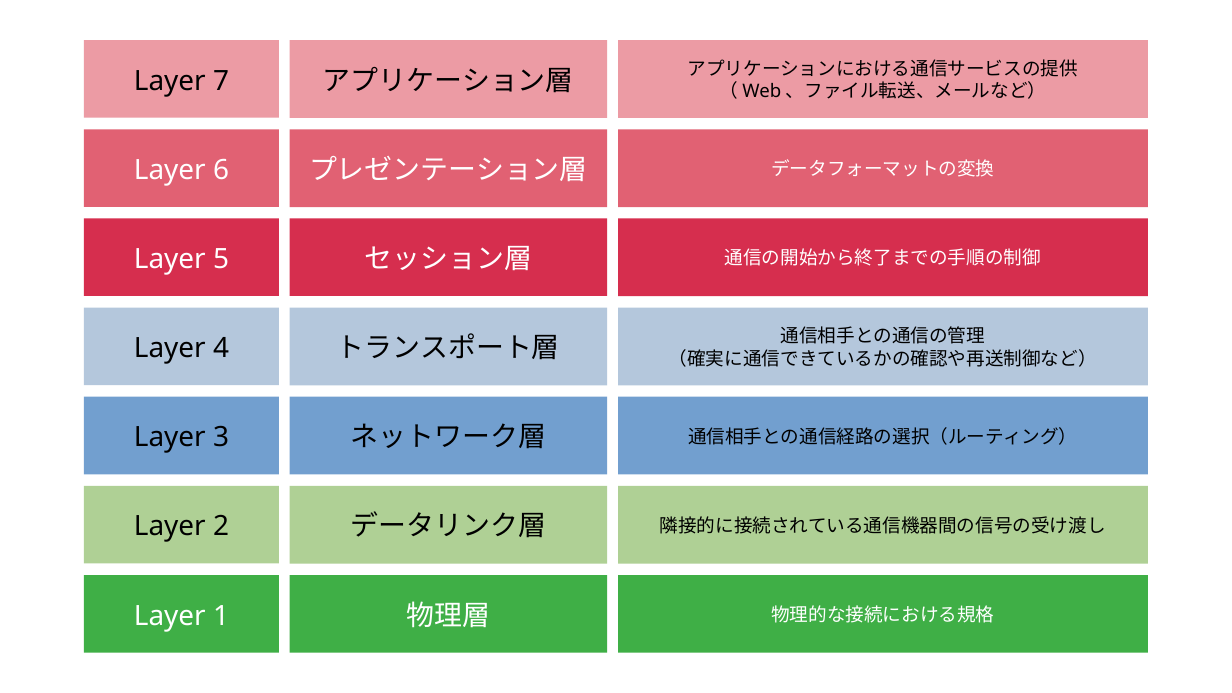
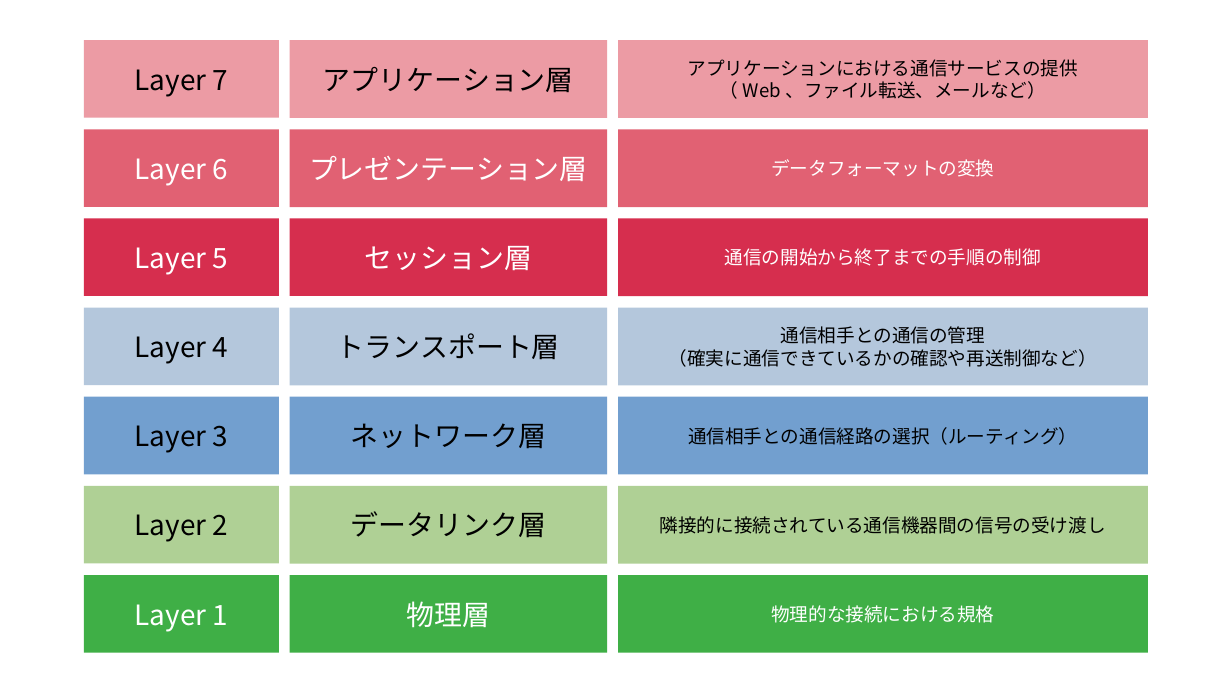
Before and after one commit to ichigo-1125/knowledge, a slide deck: slide 1 of assets/internet.odp. Drawn at 1232x693 pixels with LibreOffice and Linux fonts; fonts in the diff are those of the drawing. Boxes give left, top, right and bottom in pixels: in the first picture for what was removed or moved away, otherwise in the second. Text is boxed around its words. In the diff, an @@ line names an element or a change of style, - is before the commit and + after.

```diff
--- a/assets/internet.odp
+++ b/assets/internet.odp
@@ font Noto Sans to Noto Sans CJK SC in 8 elements at (x1=84, y1=576, x2=279, y2=654), (x1=84, y1=486, x2=279, y2=565), (x1=84, y1=397, x2=279, y2=475), (x1=84, y1=307, x2=279, y2=385), (x1=84, y1=218, x2=279, y2=296), (x1=84, y1=130, x2=279, y2=208), (x1=84, y1=40, x2=279, y2=119), (x1=618, y1=40, x2=1148, y2=119) @@
```
Also in this commit, not shown: 4 other slides changed, 2 slides added, 14 other files.
